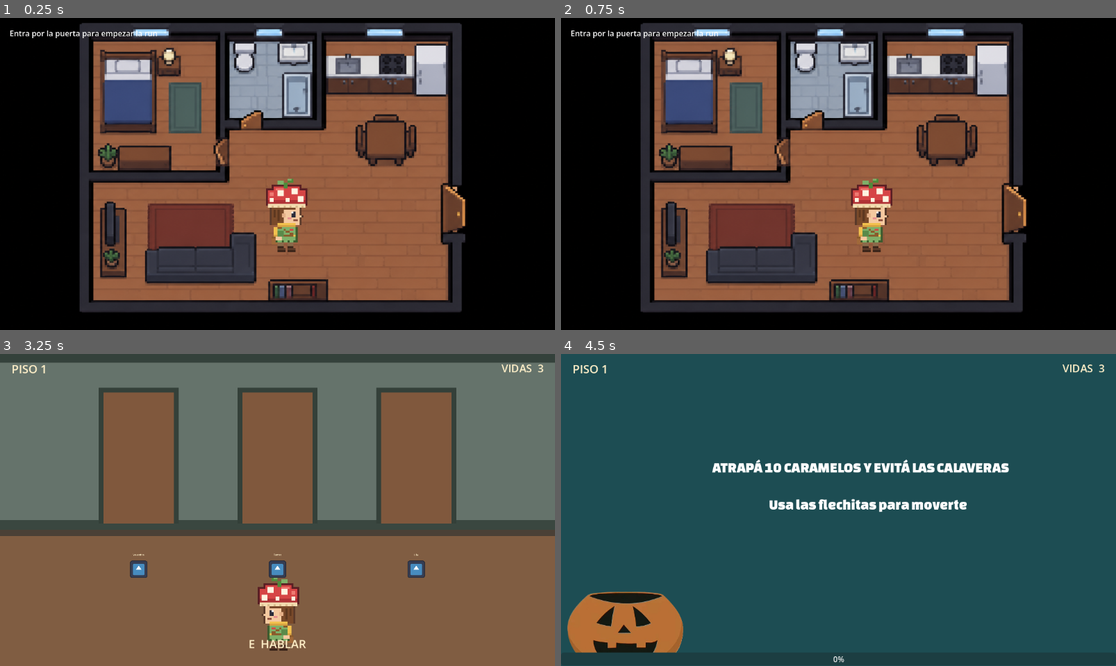
Above: before the commit, frames 1-4 (two rows, left to right).
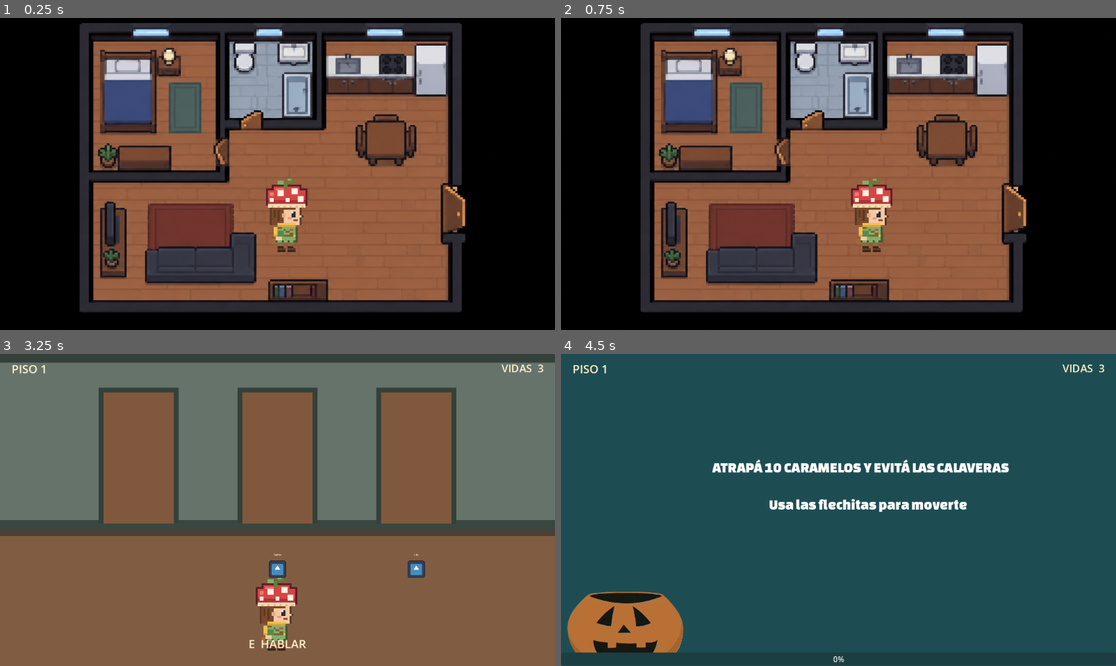
Above: after the commit, the same moments.

Repository: tobiflores/MINIJUEGOS-Feroleto-Flores-Geretto-Legaria
Game: Godot game, scene res://escenas/general/overworld.tscn
Same seed, same stepped clock (60 frames per second), same inputs: the game is played once before the commit and once after it. The engine's default icon, where the game draws it, is replaced by a stand-in: a white triangle on a blue panel in a dark square.
Inputs (mouse positions are in pixels of both pictures, inside the frame that each line leads up to):
- Up to frame 1 (0.25 s): no input
- Up to frame 2 (0.75 s): tap Enter (ui_accept) at 0.5 s; move the mouse to (960, 158) at 0.52 s; hold Right (ui_right) from 0.53 s (still down); tap E at 0.6 s; click (960, 158) at 0.67 s
- Up to frame 3 (3.25 s): tap Enter (ui_accept) at 0.77, 1.52, 3.02 s; tap 1 at 0.8, 1.35, 2.3, 2.85 s; move the mouse to (166, 525) at 1.27 s; release Right (ui_right) at 1.28 s; hold Down (ui_down) 1.28-2.03 s; click (166, 525) at 1.42 s; tap E at 1.55, 2.1, 3.05 s; move the mouse to (333, 441) at 2.02 s; hold Right (ui_right) 2.03-2.78 s; click (333, 441) at 2.17 s; move the mouse to (249, 572) at 2.77 s; hold Up (ui_up) from 2.78 s (still down); click (249, 572) at 2.92 s
- Up to frame 4 (4.5 s): move the mouse to (1005, 556) at 3.52 s; release Up (ui_up) at 3.53 s; hold Left (ui_left) from 3.53 s (still down); tap E at 3.6 s; click (1005, 556) at 3.67 s; tap Enter (ui_accept) at 3.77 s; tap 1 at 3.8, 4.35 s; move the mouse to (672, 463) at 4.27 s; click (672, 463) at 4.42 s

The runs differ from the first frame. In frame 1, 0.3% of the frame differs, in the area x 1-29%, y 4-7%; in frame 2, 0.3%; in frame 3, 0.9%, in the area x 23-54%, y 63-96%; in frame 4, nothing differs.

Commit message:
agrego minijuego de atrapar gato, se puede entrar a la primer puerta, mejora en como camina el personaje principal

Diff:
--- a/escenas/general/animal.tscn
+++ b/escenas/general/animal.tscn
@@ -1,17 +1,17 @@
-[gd_scene load_steps=3 format=3]
+[gd_scene format=3 uid="uid://boc1synhjg3h8"]
 
 [ext_resource type="Script" path="res://scripts/animal.gd" id="1_ani"]
 
 [sub_resource type="CircleShape2D" id="CircleShape2D_ani"]
 radius = 60.0
 
-[node name="Animal" type="Node2D"]
+[node name="Animal" type="Node2D" unique_id=2027971108]
 script = ExtResource("1_ani")
 
-[node name="Sprite2D" type="Sprite2D" parent="."]
+[node name="Sprite2D" type="Sprite2D" parent="." unique_id=1933806372]
 scale = Vector2(2, 2)
 
-[node name="Area2D" type="Area2D" parent="."]
+[node name="Area2D" type="Area2D" parent="." unique_id=117241980]
 
-[node name="CollisionShape2D" type="CollisionShape2D" parent="Area2D"]
+[node name="CollisionShape2D" type="CollisionShape2D" parent="Area2D" unique_id=1510257760]
 shape = SubResource("CircleShape2D_ani")
--- a/escenas/general/jugador.tscn
+++ b/escenas/general/jugador.tscn
@@ -9,12 +9,12 @@
 
 [node name="Jugador" type="CharacterBody2D"]
 script = ExtResource("1_jug")
-texturaIzquierda = ExtResource("2_izq")
-texturaDerecha = ExtResource("3_der")
+texturaIzquierda = ExtResource("3_der")
+texturaDerecha = ExtResource("2_izq")
 
 [node name="Sprite2D" type="Sprite2D" parent="."]
 scale = Vector2(0.20625006, 0.19934209)
-texture = ExtResource("3_der")
+texture = ExtResource("2_izq")
 
 [node name="CollisionShape2D" type="CollisionShape2D" parent="."]
 shape = SubResource("RectangleShape2D_jug")
--- a/escenas/general/overworld.tscn
+++ b/escenas/general/overworld.tscn
@@ -44,10 +44,10 @@
 [node name="UI" type="CanvasLayer" parent="." unique_id=854861991]
 
 [node name="Hint" type="Label" parent="UI" unique_id=751345273]
-offset_left = 20.0
-offset_top = 20.0
-offset_right = 520.0
-offset_bottom = 54.0
+offset_left = 28.0
+offset_top = -33.0
+offset_right = 539.0
+offset_bottom = 3.0
 text = "Entra por la puerta para empezar la run"
 
 [connection signal="body_entered" from="Puerta" to="." method="_on_puerta_body_entered"]
--- a/escenas/general/transicion.tscn
+++ b/escenas/general/transicion.tscn
@@ -46,6 +46,23 @@
 position = Vector2(1018.5, 324)
 shape = SubResource("RectangleShape2D_pared")
 
+[node name="Llaves" type="Label" parent="."]
+offset_left = 16.0
+offset_top = 12.0
+offset_right = 256.0
+offset_bottom = 62.0
+theme_override_fonts/font = ExtResource("5_qofvb")
+theme_override_font_sizes/font_size = 18
+
+[node name="Timer" type="Label" parent="."]
+offset_left = 456.0
+offset_top = 12.0
+offset_right = 696.0
+offset_bottom = 62.0
+theme_override_fonts/font = ExtResource("5_qofvb")
+theme_override_font_sizes/font_size = 40
+horizontal_alignment = 1
+
 [node name="NumPiso" type="Label" parent="." unique_id=1816704812]
 offset_left = 261.0
 offset_top = 94.0
--- a/escenas/general/transicion_dogvariant.tscn
+++ b/escenas/general/transicion_dogvariant.tscn
@@ -59,6 +59,23 @@
 position = Vector2(1073.5, 324)
 shape = SubResource("RectangleShape2D_pared")
 
+[node name="Llaves" type="Label" parent="."]
+offset_left = 16.0
+offset_top = 12.0
+offset_right = 256.0
+offset_bottom = 62.0
+theme_override_fonts/font = ExtResource("5_qofvb")
+theme_override_font_sizes/font_size = 18
+
+[node name="Timer" type="Label" parent="."]
+offset_left = 456.0
+offset_top = 12.0
+offset_right = 696.0
+offset_bottom = 62.0
+theme_override_fonts/font = ExtResource("5_qofvb")
+theme_override_font_sizes/font_size = 40
+horizontal_alignment = 1
+
 [node name="NumPiso" type="Label" parent="." unique_id=479987223]
 offset_left = 261.0
 offset_top = 94.0
--- a/escenas/general/transicion_glitched.tscn
+++ b/escenas/general/transicion_glitched.tscn
@@ -61,6 +61,23 @@
 position = Vector2(1090, 324)
 shape = SubResource("RectangleShape2D_pared")
 
+[node name="Llaves" type="Label" parent="."]
+offset_left = 16.0
+offset_top = 12.0
+offset_right = 256.0
+offset_bottom = 62.0
+theme_override_fonts/font = ExtResource("5_qofvb")
+theme_override_font_sizes/font_size = 18
+
+[node name="Timer" type="Label" parent="."]
+offset_left = 456.0
+offset_top = 12.0
+offset_right = 696.0
+offset_bottom = 62.0
+theme_override_fonts/font = ExtResource("5_qofvb")
+theme_override_font_sizes/font_size = 40
+horizontal_alignment = 1
+
 [node name="NumPiso" type="Label" parent="."]
 offset_left = 261.0
 offset_top = 94.0
--- a/escenas/general/transicion_stairsdownwards.tscn
+++ b/escenas/general/transicion_stairsdownwards.tscn
@@ -58,6 +58,23 @@
 position = Vector2(1051, 324)
 shape = SubResource("RectangleShape2D_pared")
 
+[node name="Llaves" type="Label" parent="."]
+offset_left = 16.0
+offset_top = 12.0
+offset_right = 256.0
+offset_bottom = 62.0
+theme_override_fonts/font = ExtResource("5_qofvb")
+theme_override_font_sizes/font_size = 18
+
+[node name="Timer" type="Label" parent="."]
+offset_left = 456.0
+offset_top = 12.0
+offset_right = 696.0
+offset_bottom = 62.0
+theme_override_fonts/font = ExtResource("5_qofvb")
+theme_override_font_sizes/font_size = 40
+horizontal_alignment = 1
+
 [node name="NumPiso" type="Label" parent="." unique_id=513386052]
 offset_left = 261.0
 offset_top = 94.0
--- a/escenas/general/transicion_stairshalfawypoint.tscn
+++ b/escenas/general/transicion_stairshalfawypoint.tscn
@@ -59,6 +59,23 @@
 position = Vector2(1051.25, 324)
 shape = SubResource("RectangleShape2D_pared")
 
+[node name="Llaves" type="Label" parent="."]
+offset_left = 16.0
+offset_top = 12.0
+offset_right = 256.0
+offset_bottom = 62.0
+theme_override_fonts/font = ExtResource("5_qofvb")
+theme_override_font_sizes/font_size = 18
+
+[node name="Timer" type="Label" parent="."]
+offset_left = 456.0
+offset_top = 12.0
+offset_right = 696.0
+offset_bottom = 62.0
+theme_override_fonts/font = ExtResource("5_qofvb")
+theme_override_font_sizes/font_size = 40
+horizontal_alignment = 1
+
 [node name="NumPiso" type="Label" parent="." unique_id=1037356530]
 offset_left = 261.0
 offset_top = 94.0
--- /dev/null
+++ b/escenas/minijuegos/departamento_gato.tscn
@@ -0,0 +1,182 @@
+[gd_scene format=3]
+
+[ext_resource type="Script" path="res://scripts/minijuego-gato/departamento_gato.gd" id="1_depto"]
+[ext_resource type="PackedScene" path="res://escenas/general/jugador.tscn" id="2_jugador"]
+[ext_resource type="PackedScene" path="res://escenas/minijuegos/minijuego_gato.tscn" id="3_gato"]
+
+[node name="Departamento-Gato" type="Node2D"]
+script = ExtResource("1_depto")
+escenaMinijuego = ExtResource("3_gato")
+
+[node name="Apartamento" type="Node2D" parent="."]
+
+[node name="Fondo" type="ColorRect" parent="Apartamento"]
+offset_right = 1152.0
+offset_bottom = 648.0
+mouse_filter = 2
+color = Color(0.25, 0.22, 0.27, 1)
+
+[node name="Pared" type="ColorRect" parent="Apartamento"]
+offset_right = 1152.0
+offset_bottom = 365.0
+mouse_filter = 2
+color = Color(0.55, 0.45, 0.5, 1)
+
+[node name="Moldura" type="ColorRect" parent="Apartamento"]
+offset_top = 345.0
+offset_right = 1152.0
+offset_bottom = 365.0
+mouse_filter = 2
+color = Color(0.35, 0.27, 0.32, 1)
+
+[node name="Piso" type="ColorRect" parent="Apartamento"]
+offset_top = 365.0
+offset_right = 1152.0
+offset_bottom = 648.0
+mouse_filter = 2
+color = Color(0.62, 0.48, 0.34, 1)
+
+[node name="Alfombra" type="ColorRect" parent="Apartamento"]
+offset_left = 160.0
+offset_top = 480.0
+offset_right = 990.0
+offset_bottom = 610.0
+mouse_filter = 2
+color = Color(0.42, 0.3, 0.36, 1)
+
+[node name="VentanaMarco" type="ColorRect" parent="Apartamento"]
+offset_left = 120.0
+offset_top = 90.0
+offset_right = 320.0
+offset_bottom = 240.0
+mouse_filter = 2
+color = Color(0.3, 0.2, 0.15, 1)
+
+[node name="VentanaVidrio" type="ColorRect" parent="Apartamento"]
+offset_left = 130.0
+offset_top = 100.0
+offset_right = 310.0
+offset_bottom = 230.0
+mouse_filter = 2
+color = Color(0.62, 0.82, 0.92, 1)
+
+[node name="VentanaDivisor" type="ColorRect" parent="Apartamento"]
+offset_left = 214.0
+offset_top = 100.0
+offset_right = 226.0
+offset_bottom = 230.0
+mouse_filter = 2
+color = Color(0.3, 0.2, 0.15, 1)
+
+[node name="Sofa" type="ColorRect" parent="Apartamento"]
+offset_left = 900.0
+offset_top = 230.0
+offset_right = 1090.0
+offset_bottom = 365.0
+mouse_filter = 2
+color = Color(0.55, 0.28, 0.28, 1)
+
+[node name="SofaRespaldo" type="ColorRect" parent="Apartamento"]
+offset_left = 900.0
+offset_top = 215.0
+offset_right = 1090.0
+offset_bottom = 245.0
+mouse_filter = 2
+color = Color(0.65, 0.35, 0.35, 1)
+
+[node name="Mesa" type="ColorRect" parent="Apartamento"]
+offset_left = 500.0
+offset_top = 250.0
+offset_right = 650.0
+offset_bottom = 365.0
+mouse_filter = 2
+color = Color(0.4, 0.3, 0.22, 1)
+
+[node name="Vecino" type="Node2D" parent="Apartamento"]
+position = Vector2(760, 470)
+
+[node name="Cabeza" type="ColorRect" parent="Apartamento/Vecino"]
+offset_left = -25.0
+offset_top = -110.0
+offset_right = 25.0
+offset_bottom = -60.0
+mouse_filter = 2
+color = Color(0.93, 0.76, 0.62, 1)
+
+[node name="Cuerpo" type="ColorRect" parent="Apartamento/Vecino"]
+offset_left = -35.0
+offset_top = -60.0
+offset_right = 35.0
+offset_bottom = 30.0
+mouse_filter = 2
+color = Color(0.3, 0.5, 0.75, 1)
+
+[node name="PiernaIzq" type="ColorRect" parent="Apartamento/Vecino"]
+offset_left = -25.0
+offset_top = 30.0
+offset_right = -5.0
+offset_bottom = 70.0
+mouse_filter = 2
+color = Color(0.2, 0.2, 0.3, 1)
+
+[node name="PiernaDer" type="ColorRect" parent="Apartamento/Vecino"]
+offset_left = 5.0
+offset_top = 30.0
+offset_right = 25.0
+offset_bottom = 70.0
+mouse_filter = 2
+color = Color(0.2, 0.2, 0.3, 1)
+
+[node name="Jugador" parent="Apartamento" instance=ExtResource("2_jugador")]
+position = Vector2(300, 560)
+
+[node name="Interfaz" type="CanvasLayer" parent="."]
+
+[node name="EtiquetaHablar" type="Label" parent="Interfaz"]
+visible = false
+offset_left = 416.0
+offset_top = 585.0
+offset_right = 736.0
+offset_bottom = 625.0
+theme_override_colors/font_color = Color(1, 0.941176, 0.788235, 1)
+theme_override_font_sizes/font_size = 24
+text = "E  HABLAR"
+horizontal_alignment = 1
+
+[node name="Dialogo" type="Control" parent="Interfaz"]
+visible = false
+layout_mode = 3
+anchors_preset = 0
+mouse_filter = 2
+
+[node name="Fondo" type="ColorRect" parent="Interfaz/Dialogo"]
+layout_mode = 0
+offset_left = 176.0
+offset_top = 400.0
+offset_right = 976.0
+offset_bottom = 590.0
+mouse_filter = 2
+color = Color(0.08, 0.08, 0.12, 0.92)
+
+[node name="Texto" type="Label" parent="Interfaz/Dialogo"]
+layout_mode = 0
+offset_left = 196.0
+offset_top = 420.0
+offset_right = 956.0
+offset_bottom = 510.0
+theme_override_colors/font_color = Color(1, 0.941176, 0.788235, 1)
+theme_override_font_sizes/font_size = 26
+text = "Vecino: ¡Mi gato se escapó! Necesito atraparlo, ¿me ayudás?"
+horizontal_alignment = 1
+autowrap_mode = 3
+
+[node name="Opcion" type="Label" parent="Interfaz/Dialogo"]
+layout_mode = 0
+offset_left = 196.0
+offset_top = 530.0
+offset_right = 956.0
+offset_bottom = 570.0
+theme_override_colors/font_color = Color(1, 0.941176, 0.788235, 1)
+theme_override_font_sizes/font_size = 24
+text = "[1] Aceptar"
+horizontal_alignment = 1
--- /dev/null
+++ b/escenas/minijuegos/minijuego_gato.tscn
@@ -0,0 +1,119 @@
+[gd_scene format=3 uid="uid://db61jljybgrjk"]
+
+[ext_resource type="Script" uid="uid://dcd7f7amc8nhk" path="res://scripts/minijuego-gato/minijuego_gato.gd" id="1_gato"]
+[ext_resource type="Texture2D" uid="uid://cwmhbr3kdd45l" path="res://imagenes/pink cursor.png" id="2_cursor"]
+
+[sub_resource type="StyleBoxFlat" id="StyleBoxFlat_youjo"]
+bg_color = Color(0.09240068, 0.19522923, 0.53666794, 1)
+
+[node name="Minijuego-Gato" type="Node2D" unique_id=147914648]
+script = ExtResource("1_gato")
+velocidad_min = 14000.0
+velocidad_max = 16000.0
+texturaCursor = ExtResource("2_cursor")
+
+[node name="Fondo" type="ColorRect" parent="." unique_id=1896343003]
+offset_right = 1152.0
+offset_bottom = 648.0
+mouse_filter = 2
+color = Color(0.3, 0.36, 0.34, 1)
+
+[node name="Piso" type="ColorRect" parent="." unique_id=936964213]
+offset_top = 402.0
+offset_right = 1152.0
+offset_bottom = 648.0
+mouse_filter = 2
+color = Color(0.5, 0.36, 0.26, 1)
+
+[node name="Gato" type="Node2D" parent="." unique_id=1281483305]
+position = Vector2(576, 322)
+
+[node name="Cuerpo" type="ColorRect" parent="Gato" unique_id=1038534093]
+offset_left = -60.0
+offset_right = 60.0
+offset_bottom = 55.0
+mouse_filter = 2
+color = Color(0.95, 0.6, 0.2, 1)
+
+[node name="Cabeza" type="ColorRect" parent="Gato" unique_id=1295716524]
+offset_left = 30.0
+offset_top = -25.0
+offset_right = 70.0
+offset_bottom = 10.0
+mouse_filter = 2
+color = Color(0.95, 0.6, 0.2, 1)
+
+[node name="Oreja1" type="ColorRect" parent="Gato" unique_id=1287933431]
+offset_left = 30.0
+offset_top = -38.0
+offset_right = 42.0
+offset_bottom = -24.0
+mouse_filter = 2
+color = Color(0.95, 0.6, 0.2, 1)
+
+[node name="Oreja2" type="ColorRect" parent="Gato" unique_id=1036288535]
+offset_left = 58.0
+offset_top = -38.0
+offset_right = 70.0
+offset_bottom = -24.0
+mouse_filter = 2
+color = Color(0.95, 0.6, 0.2, 1)
+
+[node name="Pata1" type="ColorRect" parent="Gato" unique_id=1357936495]
+offset_left = -60.0
+offset_top = 55.0
+offset_right = -38.0
+offset_bottom = 80.0
+mouse_filter = 2
+color = Color(0.95, 0.6, 0.2, 1)
+
+[node name="Pata2" type="ColorRect" parent="Gato" unique_id=1536167332]
+offset_left = 38.0
+offset_top = 55.0
+offset_right = 60.0
+offset_bottom = 80.0
+mouse_filter = 2
+color = Color(0.95, 0.6, 0.2, 1)
+
+[node name="Cola" type="ColorRect" parent="Gato" unique_id=527376114]
+offset_left = -85.0
+offset_top = 10.0
+offset_right = -55.0
+offset_bottom = 20.0
+mouse_filter = 2
+color = Color(0.95, 0.6, 0.2, 1)
+
+[node name="Ojo" type="ColorRect" parent="Gato" unique_id=1468991893]
+offset_left = 50.0
+offset_top = -15.0
+offset_right = 56.0
+offset_bottom = -9.0
+mouse_filter = 2
+color = Color(0, 0, 0, 1)
+
+[node name="Ojo2" type="ColorRect" parent="Gato" unique_id=1929315828]
+offset_left = 62.0
+offset_top = -15.0
+offset_right = 68.0
+offset_bottom = -9.0
+mouse_filter = 2
+color = Color(0, 0, 0, 1)
+
+[node name="Interfaz" type="CanvasLayer" parent="." unique_id=456357560]
+
+[node name="EtiquetaInfo" type="Label" parent="Interfaz" unique_id=194122732]
+offset_top = 30.0
+offset_right = 1152.0
+offset_bottom = 70.0
+theme_override_colors/font_color = Color(1, 0.941176, 0.788235, 1)
+theme_override_font_sizes/font_size = 28
+text = "¡ATRAPÁ AL GATO!"
+horizontal_alignment = 1
+
+[node name="ProgressBar" type="ProgressBar" parent="." unique_id=642372161]
+offset_top = 620.0
+offset_right = 1152.0
+offset_bottom = 647.0
+theme_override_styles/fill = SubResource("StyleBoxFlat_youjo")
+max_value = 1.0
+step = 0.0
--- a/project.godot
+++ b/project.godot
@@ -12,7 +12,7 @@
 
 config/name="minijuegos"
 run/main_scene="uid://b6ke34nuhqshw"
-config/features=PackedStringArray("4.7", "Forward Plus")
+config/features=PackedStringArray("4.6", "Forward Plus")
 config/icon="res://icon.svg"
 
 [autoload]
--- a/recursos/departamento_valentina.tres
+++ b/recursos/departamento_valentina.tres
@@ -1,11 +1,11 @@
 [gd_resource type="Resource" script_class="DepartamentoMinijuego" format=3 uid="uid://b7t6xcb1mvtjs"]
 
 [ext_resource type="Script" uid="uid://bdgul2o0mrg0c" path="res://scripts/departamento_minijuego.gd" id="1_script"]
-[ext_resource type="PackedScene" uid="uid://cle37l80uue6p" path="res://escenas/minijuegos/minijuego_cofres.tscn" id="2_game"]
+[ext_resource type="PackedScene" path="res://escenas/minijuegos/departamento_gato.tscn" id="2_game"]
 
 [resource]
 script = ExtResource("1_script")
 nombre = "Problema"
 habitante = "Valentina"
-problematica = "x"
+problematica = "Atrapar al gato"
 escena_minijuego = ExtResource("2_game")
--- /dev/null
+++ b/scripts/minijuego-gato/departamento_gato.gd
@@ -0,0 +1,48 @@
+extends Node2D
+
+signal termino(resultado: float)
+
+@export var distanciaHablar: float = 130.0
+@export var escenaMinijuego: PackedScene
+
+var dialogoAbierto: bool = false
+var minijuegoIniciado: bool = false
+
+func _process(_delta: float) -> void:
+	if minijuegoIniciado:
+		return
+
+	var distancia: float = $Apartamento/Jugador.global_position.distance_to($Apartamento/Vecino.global_position)
+	$Interfaz/EtiquetaHablar.visible = distancia < distanciaHablar and not dialogoAbierto
+
+func _unhandled_input(event: InputEvent) -> void:
+	if minijuegoIniciado:
+		return
+	if not (event is InputEventKey and event.pressed and not event.echo):
+		return
+
+	if not dialogoAbierto:
+		if event.physical_keycode == KEY_E and $Interfaz/EtiquetaHablar.visible:
+			abrirDialogo()
+	elif event.physical_keycode == KEY_1:
+		aceptar()
+
+func abrirDialogo() -> void:
+	dialogoAbierto = true
+	$Apartamento/Jugador.velocity = Vector2.ZERO
+	$Apartamento/Jugador.set_physics_process(false)
+	$Interfaz/EtiquetaHablar.hide()
+	$Interfaz/Dialogo.show()
+
+func aceptar() -> void:
+	minijuegoIniciado = true
+	$Interfaz/Dialogo.hide()
+	$Apartamento.hide()
+
+	var minijuego = escenaMinijuego.instantiate()
+	minijuego.termino.connect(_cuando_termina_minijuego)
+	add_child(minijuego)
+
+func _cuando_termina_minijuego(resultado: float) -> void:
+	termino.emit(resultado)
+	queue_free()
--- /dev/null
+++ b/scripts/minijuego-gato/minijuego_gato.gd
@@ -0,0 +1,76 @@
+extends Node2D
+
+signal termino(resultado: float)
+
+@export var tiempo_limite: float = 1.5
+@export var velocidad_min: float = 350.0
+@export var velocidad_max: float = 600.0
+@export var texturaCursor: Texture2D
+
+const ANCHO_GATO: float = 120.0
+@onready var gato: Node2D = $Gato
+@onready var barra_tiempo: ProgressBar = $ProgressBar
+@onready var etiqueta_info: Label = $Interfaz/EtiquetaInfo
+
+var direccion: float = 1.0
+var velocidad: float = 400.0
+var cambio_en: float = 0.0
+var terminado: bool = false
+var ancho: float = 1152.0
+var alto: float = 648.0
+
+func _ready() -> void:
+	var tamano: Vector2 = get_viewport_rect().size
+	ancho = tamano.x
+	alto = tamano.y
+	barra_tiempo.value = barra_tiempo.max_value
+	Input.set_custom_mouse_cursor(texturaCursor)
+
+	velocidad = randf_range(velocidad_min, velocidad_max)
+	_reprogramar_cambio()
+
+func _process(delta: float) -> void:
+	if terminado:
+		return
+
+	gato.position.x += direccion * velocidad * delta
+	var margen: float = ANCHO_GATO * 0.75
+	if gato.position.x > ancho - margen:
+		gato.position.x = ancho - margen
+		direccion = -1.0
+	elif gato.position.x < margen:
+		gato.position.x = margen
+		direccion = 1.0
+	gato.scale.x = direccion
+
+	cambio_en -= delta
+	if cambio_en <= 0.0:
+		velocidad = randf_range(velocidad_min, velocidad_max)
+		if randf() < 0.4:
+			direccion = -direccion
+		_reprogramar_cambio()
+
+	barra_tiempo.value -= delta / tiempo_limite * barra_tiempo.max_value
+	if barra_tiempo.value <= 0.0:
+		_terminar(0.0, "¡SE ESCAPÓ!")
+
+func _unhandled_input(evento: InputEvent) -> void:
+	if terminado:
+		return
+	if evento is InputEventMouseButton and evento.pressed and evento.button_index == MOUSE_BUTTON_LEFT:
+		var caja := Rect2(gato.position + Vector2(-85, -38), Vector2(155, 118))
+		if gato.scale.x < 0.0:
+			caja = Rect2(gato.position + Vector2(-70, -38), Vector2(155, 118))
+		if caja.has_point(get_global_mouse_position()):
+			_terminar(1.0, "¡ATRAPADO!")
+
+func _terminar(resultado: float, mensaje: String) -> void:
+	terminado = true
+	Input.set_custom_mouse_cursor(null)
+	etiqueta_info.text = mensaje
+	await get_tree().create_timer(1.0).timeout
+	termino.emit(resultado)
+	queue_free()
+
+func _reprogramar_cambio() -> void:
+	cambio_en = randf_range(0.4, 1.0)
--- a/scripts/principal.gd
+++ b/scripts/principal.gd
@@ -1,6 +1,10 @@
 extends Node2D
 
 const DISTANCIA_INTERACCION: float = 112.0
+const INDICE_PUERTA_DIRECTA: int = 0
+const PUERTA_DIRECTA_X: float = 288.0
+const PUERTA_DIRECTA_ANCHO: float = 146.0
+const PUERTA_DIRECTA_Y_MAX: float = 380.0
 
 @export var pisos: Array[PisoMinijuegos] = []
 @export var texturaVecino: Texture2D
@@ -11,7 +15,11 @@
 @onready var etiqueta_interaccion: Label = $Interfaz/EtiquetaInteraccion
 @onready var etiqueta_estado: Label = $Interfaz/EtiquetaEstado
 
+const NOMBRES_NUEVOS: Array[String] = ["Marta", "Bruno", "Sofia", "Lucas", "Camila", "Diego", "Julia", "Mateo", "Paula", "Hugo", "Elena", "Pablo"]
+
 var indice_piso_actual: int = 0
+var vuelta_pisos: int = 0
+var nombres_disponibles: Array[String] = []
 var departamentos_resueltos: Array[bool] = []
 var posiciones_vecinos: Array[Vector2] = []
 var vecinos: Array[Sprite2D] = []
@@ -62,10 +70,11 @@
 		vecino.texture = texturaVecino
 		vecino.position = posicion
 		vecino.scale = Vector2(0.28, 0.28)
+		vecino.visible = indice != INDICE_PUERTA_DIRECTA
 		add_child(vecino)
 
 		var etiqueta := Label.new()
-		etiqueta.text = departamentos[indice].habitante
+		etiqueta.text = departamentos[indice].habitante if vuelta_pisos == 0 else _nombre_nuevo()
 		etiqueta.position = Vector2(-100, -120)
 		etiqueta.size = Vector2(200, 30)
 		etiqueta.horizontal_alignment = HORIZONTAL_ALIGNMENT_CENTER
@@ -73,6 +82,12 @@
 		etiqueta.add_theme_font_size_override("font_size", 18)
 		vecino.add_child(etiqueta)
 		vecinos.append(vecino)
+
+func _nombre_nuevo() -> String:
+	if nombres_disponibles.is_empty():
+		nombres_disponibles.assign(NOMBRES_NUEVOS)
+		nombres_disponibles.shuffle()
+	return nombres_disponibles.pop_back()
 
 func _actualizar_hud() -> void:
 	etiqueta_piso.text = "PISO %d" % gestorPartida.pisoActual
@@ -85,7 +100,7 @@
 	var nuevo_vecino: int = -1
 	var distancia_menor: float = DISTANCIA_INTERACCION
 	for indice in posiciones_vecinos.size():
-		if departamentos_resueltos[indice]:
+		if departamentos_resueltos[indice] or indice == INDICE_PUERTA_DIRECTA:
 			continue
 		var distancia: float = jugador.global_position.distance_to(posiciones_vecinos[indice])
 		if distancia < distancia_menor:
@@ -94,6 +109,11 @@
 
 	vecino_cercano = nuevo_vecino
 	etiqueta_interaccion.visible = vecino_cercano >= 0
+
+	var en_puerta: bool = absf(jugador.global_position.x - PUERTA_DIRECTA_X) < PUERTA_DIRECTA_ANCHO * 0.5 \
+			and jugador.global_position.y < PUERTA_DIRECTA_Y_MAX
+	if en_puerta and not departamentos_resueltos[INDICE_PUERTA_DIRECTA]:
+		_entrar_al_departamento(INDICE_PUERTA_DIRECTA)
 
 func _unhandled_input(evento: InputEvent) -> void:
 	if minijuego_activo or partida_terminada or vecino_cercano < 0:
@@ -127,7 +147,7 @@
 		vecinos[indice].modulate = Color(0.6, 1.0, 0.6)
 
 	var piso_completo: bool = gano and not departamentos_resueltos.has(false)
-	var hay_otro_piso: bool = piso_completo and indice_piso_actual + 1 < pisos.size()
+	var hay_otro_piso: bool = piso_completo
 	await gestorPartida.resultado(resultado, piso_completo, hay_otro_piso)
 	minijuego_activo = false
 	_actualizar_hud()
@@ -140,12 +160,13 @@
 
 	if hay_otro_piso:
 		indice_piso_actual += 1
+		if indice_piso_actual >= pisos.size():
+			indice_piso_actual = 0
+			vuelta_pisos += 1
 		_inicializar_departamentos()
 		_crear_vecinos()
-	elif piso_completo:
-		partida_terminada = true
-		etiqueta_estado.text = "TODOS LOS VECINOS AYUDADOS"
-		etiqueta_estado.show()
 
+	if indice == INDICE_PUERTA_DIRECTA:
+		jugador.position = Vector2(PUERTA_DIRECTA_X, 565)
 	jugador.show()
 	jugador.set_physics_process(true)
--- a/scripts/transicion.gd
+++ b/scripts/transicion.gd
@@ -3,7 +3,7 @@
 signal transicion_terminada
 
 const ESCENA_JUGADOR := preload("res://escenas/general/jugador.tscn")
-const ESCENA_ANIMAL := preload("res://escenas/general/animal.tscn")
+const ESCENA_ANIMAL := preload("res://escenas/general/mascota.tscn")
 const ESCENA_PICKUP := preload("res://escenas/general/pickup_llave.tscn")
 
 @export var duracion: float = 6.0
Renamed: scripts/animal.gd -> scripts/mascota.gd
Renamed: scripts/animal.gd.uid -> scripts/mascota.gd.uid
Not shown, added: scripts/minijuego-gato/departamento_gato.gd.uid
Not shown, added: scripts/minijuego-gato/minijuego_gato.gd.uid
